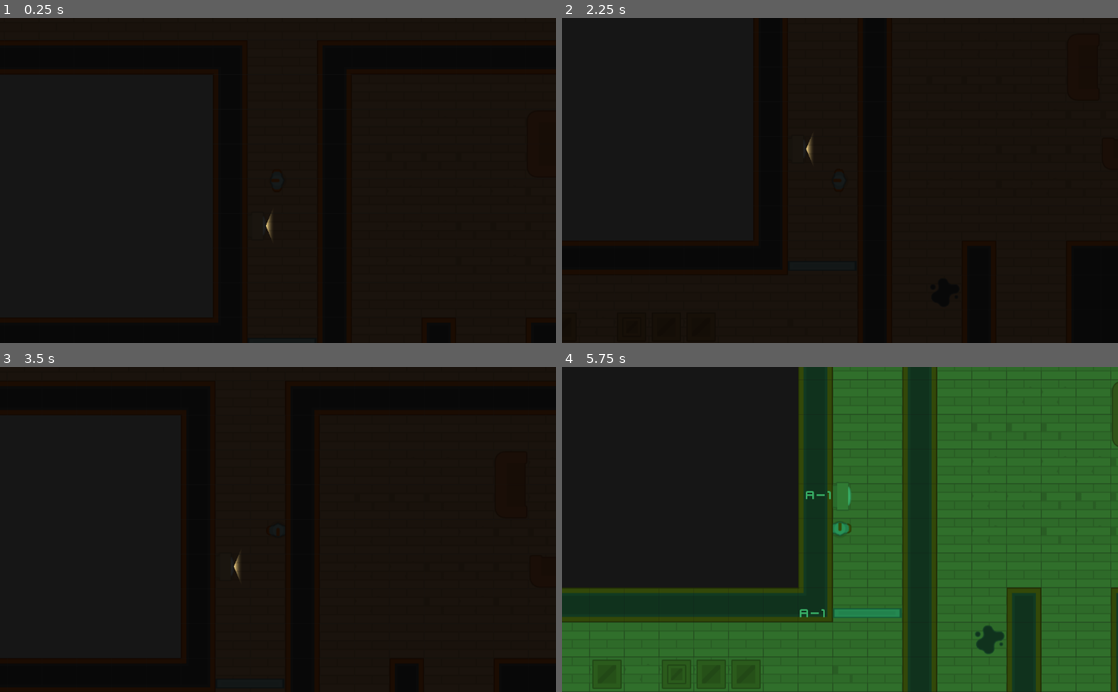
Above: before the commit, frames 1-4 (two rows, left to right).
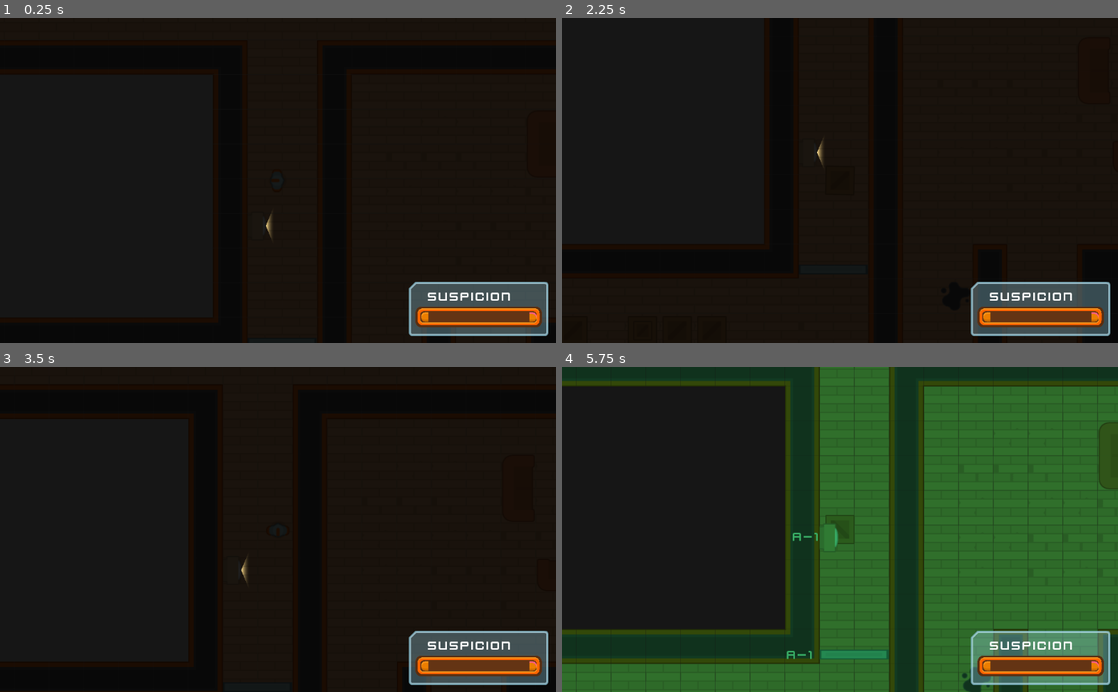
Above: after the commit, the same moments.

Repository: CharlExMachina/lab-escape
Game: Godot game, scene res://levels/Level 1.tscn
Same seed, same stepped clock (60 frames per second), same inputs: the game is played once before the commit and once after it.
Inputs (mouse positions are in pixels of both pictures, inside the frame that each line leads up to):
- Up to frame 1 (0.25 s): no input
- Up to frame 2 (2.25 s): tap Enter at 0.5 s; move the mouse to (962, 164) at 0.52 s; hold D (move_right) 0.53-1.28 s; hold Right mouse button (aim) 0.53-1.28 s; click (962, 164) at 0.8 s; tap Space at 1.25 s; move the mouse to (728, 196) at 1.27 s; hold S (move_down) 1.28-2.03 s; click (728, 196) at 1.35 s; tap Shift (toggle_box, bound only after the commit) at 1.55 s; move the mouse to (895, 109) at 2.02 s; hold D (move_right) from 2.03 s (still down); hold Shift (toggle_box, bound only after the commit) from 2.03 s (still down)
- Up to frame 3 (3.5 s): right-click (333, 458) at 2.3 s; move the mouse to (250, 594) at 2.77 s; release D (move_right) at 2.78 s; release Shift (toggle_box, bound only after the commit) at 2.78 s; hold W (move_up) from 2.78 s (still down); right-click (250, 594) at 2.85 s; click (250, 594) at 3.05 s
- Up to frame 4 (5.75 s): move the mouse to (1006, 578) at 3.52 s; release W (move_up) at 3.53 s; hold Shift (toggle_box, bound only after the commit) 3.53-4.28 s; hold A (move_left) 3.53-5.03 s; click (1006, 578) at 3.6 s; move the mouse to (673, 480) at 4.27 s; tap E (toggle_vision_mode) at 4.35 s; right-click (673, 480) at 4.55 s; tap Enter at 5 s; move the mouse to (867, 529) at 5.02 s; hold S (move_down) from 5.03 s (still down); hold Shift (toggle_box, bound only after the commit) from 5.03 s (still down); click (867, 529) at 5.3 s

The runs differ from the first frame. In frame 1, 4.2% of the frame differs, in the area x 73-99%, y 81-98%; in frame 2, 4.3%; in frame 3, 4.3%; in frame 4, 34%, in the area x 0-100%, y 0-100%.
Error in both runs: Invalid get index '0' (on base: 'PoolVector2Array'). (res://characters/SecurityGuard.gd:28)

Commit message:
Added suspicion bar, made NPCs suspicious and added box hiding mechanic

Diff:
--- a/Lab Escape/characters/Player.gd
+++ b/Lab Escape/characters/Player.gd
@@ -4,13 +4,16 @@
 signal open_door
 signal use_computer
 
-var motion = Vector2()
-var is_aiming = false
-var regained_movement = true
-var curr_speed = 0
-var can_perform_actions = true
+export var box_hide_speed_multiplier: float = 0.5
 
-onready var sprite = $Sprite
+onready var sprite: Sprite = $Sprite
+
+var motion: Vector2 = Vector2()
+var is_aiming: bool = false
+var regained_movement: bool = true
+var can_perform_actions: bool = true
+var is_hiding_in_box: bool = false
+var curr_speed: float = 0
 
 func _physics_process(_delta: float) -> void:
 	if can_perform_actions:
@@ -18,8 +21,27 @@
 		handle_door_opening()
 		handle_use_computer()
 
+	handle_hiding_in_box()
 	handle_movement()
 	handle_vision_mode_toggle()
+
+func handle_hiding_in_box() -> void:
+	if Input.is_action_pressed("toggle_box"):
+		is_hiding_in_box = true
+
+		if not $BoxSprite.visible and $BoxCollisionShape.disabled:
+			$BoxSprite.visible = true
+			$Sprite.visible = false
+			$BoxCollisionShape.disabled = false
+			$CollisionShape2D.disabled = true
+	else:
+		is_hiding_in_box = false
+
+		if not $Sprite.visible and $CollisionShape2D.disabled:
+			$BoxSprite.visible = false
+			$Sprite.visible = true
+			$BoxCollisionShape.disabled = true
+			$CollisionShape2D.disabled = false
 
 func update_movement():
 	var inputVector = Vector2.ZERO
@@ -30,7 +52,11 @@
 	if inputVector.x != 0 or inputVector.y != 0:
 		curr_speed += SPEED
 		regained_movement = true
-		motion = inputVector.normalized() * acceleration.interpolate(curr_speed / MAX_SPEED) * MAX_SPEED
+
+		if is_hiding_in_box:
+			motion = inputVector.normalized() * acceleration.interpolate(curr_speed / (MAX_SPEED)) * MAX_SPEED * box_hide_speed_multiplier
+		else:
+			motion = inputVector.normalized() * acceleration.interpolate(curr_speed / MAX_SPEED) * MAX_SPEED
 	else:
 		motion.x = lerp(motion.x, 0, INTERPOLATE)
 		motion.y = lerp(motion.y, 0, INTERPOLATE)
--- a/Lab Escape/characters/Player.tscn
+++ b/Lab Escape/characters/Player.tscn
@@ -1,11 +1,15 @@
-[gd_scene load_steps=5 format=2]
+[gd_scene load_steps=7 format=2]
 
 [ext_resource path="res://characters/Player.gd" type="Script" id=1]
 [ext_resource path="res://characters/TemplateCharacter.tscn" type="PackedScene" id=2]
 [ext_resource path="res://graphics/characters/Robot 1/robot1_stand.png" type="Texture" id=3]
+[ext_resource path="res://graphics/props/hiding_box.png" type="Texture" id=4]
 
 [sub_resource type="Curve" id=1]
 _data = [ Vector2( 0, 0.1 ), 0.0, 0.211628, 0, 0, Vector2( 1, 1 ), 0.0, 0.0, 0, 0 ]
+
+[sub_resource type="RectangleShape2D" id=2]
+extents = Vector2( 26.2921, 26.9882 )
 
 [node name="Player" groups=[
 "player",
@@ -24,4 +28,12 @@
 collision_mask = 24
 collide_with_areas = true
 
-[node name="ActionTimer" type="Timer" parent="." index="3"]
+[node name="BoxSprite" type="Sprite" parent="." index="1"]
+visible = false
+texture = ExtResource( 4 )
+
+[node name="BoxCollisionShape" type="CollisionShape2D" parent="." index="2"]
+shape = SubResource( 2 )
+disabled = true
+
+[node name="ActionTimer" type="Timer" parent="." index="5"]
--- a/Lab Escape/characters/SecurityGuard.gd
+++ b/Lab Escape/characters/SecurityGuard.gd
@@ -48,7 +48,8 @@
 		path.remove(0)
 
 func _on_SecurityGuard_player_on_fov() -> void:
-	$FovLight.color = Color(0.5, 0, 0)
+	$FovLight.color = Color(0.5, 0, 0) # red
+	get_tree().call_group("suspicion", "player_seen")
 
 func _on_SecurityGuard_player_out_of_fov() -> void:
 	$FovLight.color = Color(1, 1, 1)
--- /dev/null
+++ b/Lab Escape/interface/GUI.tscn
@@ -0,0 +1,114 @@
+[gd_scene load_steps=10 format=2]
+
+[ext_resource path="res://graphics/interface/glassPanel_cornerTL.png" type="Texture" id=1]
+[ext_resource path="res://interface/ui_theme.tres" type="Theme" id=2]
+[ext_resource path="res://graphics/interface/bars_pack/orange/meter_bar_center-repeating_orange.png" type="Texture" id=3]
+[ext_resource path="res://graphics/interface/bars_pack/orange/meter_bar_holder_center-repeating_orange.png" type="Texture" id=4]
+[ext_resource path="res://graphics/interface/bars_pack/orange/meter_bar_right_edge_orange.png" type="Texture" id=5]
+[ext_resource path="res://graphics/interface/bars_pack/orange/meter_bar_left_edge_orange.png" type="Texture" id=6]
+[ext_resource path="res://graphics/interface/bars_pack/orange/meter_bar_holder_left_edge_orange.png" type="Texture" id=7]
+[ext_resource path="res://graphics/interface/bars_pack/orange/meter_bar_holder_right_edge_orange.png" type="Texture" id=8]
+[ext_resource path="res://interface/SuspicionMeter.gd" type="Script" id=9]
+
+[node name="GUI" type="CanvasLayer"]
+
+[node name="Control" type="Control" parent="."]
+anchor_right = 1.0
+anchor_bottom = 1.0
+mouse_filter = 2
+theme = ExtResource( 2 )
+__meta__ = {
+"_edit_use_anchors_": false
+}
+
+[node name="NinePatchRect" type="NinePatchRect" parent="Control"]
+anchor_left = 1.0
+anchor_top = 1.0
+anchor_right = 1.0
+anchor_bottom = 1.0
+margin_left = -271.0
+margin_top = -113.0
+margin_right = -14.0
+margin_bottom = -13.0
+rect_min_size = Vector2( 240, 100 )
+texture = ExtResource( 1 )
+patch_margin_left = 15
+patch_margin_top = 15
+patch_margin_right = 10
+patch_margin_bottom = 10
+__meta__ = {
+"_edit_use_anchors_": false
+}
+
+[node name="SuspicionBar" type="VBoxContainer" parent="Control/NinePatchRect"]
+anchor_right = 1.0
+anchor_bottom = 1.0
+margin_left = 35.0
+margin_right = -35.0
+alignment = 1
+__meta__ = {
+"_edit_use_anchors_": false
+}
+
+[node name="SuspicionLabel" type="Label" parent="Control/NinePatchRect/SuspicionBar"]
+margin_top = 14.0
+margin_right = 187.0
+margin_bottom = 41.0
+text = "Suspicion"
+
+[node name="SuspicionMeter" type="TextureProgress" parent="Control/NinePatchRect/SuspicionBar" groups=[
+"suspicion",
+]]
+margin_top = 45.0
+margin_right = 187.0
+margin_bottom = 85.0
+value = 50.0
+texture_under = ExtResource( 4 )
+texture_progress = ExtResource( 3 )
+nine_patch_stretch = true
+stretch_margin_left = 20
+stretch_margin_top = 20
+stretch_margin_right = 20
+stretch_margin_bottom = 20
+script = ExtResource( 9 )
+__meta__ = {
+"_edit_use_anchors_": false
+}
+
+[node name="BarEnd" type="TextureRect" parent="Control/NinePatchRect/SuspicionBar/SuspicionMeter"]
+anchor_left = 1.0
+anchor_right = 1.0
+anchor_bottom = 1.0
+margin_right = 27.0
+texture = ExtResource( 8 )
+expand = true
+stretch_mode = 5
+__meta__ = {
+"_edit_use_anchors_": false
+}
+
+[node name="Edge" type="TextureRect" parent="Control/NinePatchRect/SuspicionBar/SuspicionMeter/BarEnd"]
+anchor_right = 1.0
+anchor_bottom = 1.0
+texture = ExtResource( 5 )
+expand = true
+__meta__ = {
+"_edit_use_anchors_": false
+}
+
+[node name="BarStart" type="TextureRect" parent="Control/NinePatchRect/SuspicionBar/SuspicionMeter"]
+anchor_bottom = 1.0
+margin_left = -23.3777
+margin_right = 0.622253
+texture = ExtResource( 7 )
+expand = true
+stretch_mode = 5
+__meta__ = {
+"_edit_use_anchors_": false
+}
+
+[node name="Edge" type="TextureRect" parent="Control/NinePatchRect/SuspicionBar/SuspicionMeter/BarStart"]
+anchor_right = 1.0
+anchor_bottom = 1.0
+texture = ExtResource( 6 )
+expand = true
--- /dev/null
+++ b/Lab Escape/interface/SuspicionMeter.gd
@@ -0,0 +1,17 @@
+extends TextureProgress
+
+signal player_discovered
+
+export var suspicion_multiplier = 2
+
+func _ready() -> void:
+	value = 0
+
+func _process(delta: float) -> void:
+	value -= step
+
+func player_seen() -> void:
+	value += step * suspicion_multiplier
+
+	if value == max_value:
+		emit_signal("player_discovered")
--- /dev/null
+++ b/Lab Escape/levels/TemplateLevel.gd
@@ -0,0 +1,11 @@
+extends Node2D
+
+func _ready() -> void:
+	connect_with_detection_meter()
+
+func connect_with_detection_meter() -> void:
+	var suspicion_meter : TextureProgress = get_tree().get_nodes_in_group("suspicion").front()
+	suspicion_meter.connect("player_discovered", self, "_on_player_detected")
+
+func _on_player_detected() -> void:
+	get_tree().quit()
--- a/Lab Escape/levels/TemplateLevel.tscn
+++ b/Lab Escape/levels/TemplateLevel.tscn
@@ -1,10 +1,13 @@
-[gd_scene load_steps=4 format=2]
+[gd_scene load_steps=6 format=2]
 
 [ext_resource path="res://tiles/tiles.tres" type="TileSet" id=1]
 [ext_resource path="res://characters/Player.tscn" type="PackedScene" id=2]
 [ext_resource path="res://interface/VisionMode.tscn" type="PackedScene" id=3]
+[ext_resource path="res://interface/GUI.tscn" type="PackedScene" id=4]
+[ext_resource path="res://levels/TemplateLevel.gd" type="Script" id=5]
 
 [node name="TemplateLevel" type="Node2D"]
+script = ExtResource( 5 )
 
 [node name="Navigation2D" type="Navigation2D" parent="."]
 
@@ -38,4 +41,6 @@
 [node name="Doors" type="Node" parent="."]
 
 [node name="LockedDoors" type="Node" parent="."]
+
+[node name="GUI" parent="." instance=ExtResource( 4 )]
 [connection signal="toggle_vision_mode" from="Player" to="VisionMode" method="toggle_vision_mode"]
--- a/Lab Escape/project.godot
+++ b/Lab Escape/project.godot
@@ -64,6 +64,11 @@
 "events": [ Object(InputEventMouseButton,"resource_local_to_scene":false,"resource_name":"","device":0,"alt":false,"shi …(212 unchanged characters)…
  ]
 }
+toggle_box={
+"deadzone": 0.5,
+"events": [ Object(InputEventKey,"resource_local_to_scene":false,"resource_name":"","device":0,"alt":false,"shift":false,"control":false,"meta":false,"command":false,"pressed":false,"scancode":16777237,"unicode":0,"echo":false,"script":null)
+ ]
+}
 
 [layer_names]
 
Binary file added: Lab Escape/graphics/interface/bars_pack/blue/meter_bar_center-repeating_blue.png
Binary file added: Lab Escape/graphics/interface/bars_pack/blue/meter_bar_holder_center-repeating_blue.png
Binary file added: Lab Escape/graphics/interface/bars_pack/blue/meter_bar_holder_left_edge_blue.png
Binary file added: Lab Escape/graphics/interface/bars_pack/blue/meter_bar_holder_right_edge_blue.png
Binary file added: Lab Escape/graphics/interface/bars_pack/blue/meter_bar_left_edge_blue.png
Binary file added: Lab Escape/graphics/interface/bars_pack/blue/meter_bar_right_edge_blue.png
Binary file added: Lab Escape/graphics/interface/bars_pack/blue/meter_icon_holder_blue.png
Binary file added: Lab Escape/graphics/interface/bars_pack/blue/meter_text_background_blue.png
Binary file added: Lab Escape/graphics/interface/bars_pack/blue/meter_text_background_center_repeating_blue.png
Binary file added: Lab Escape/graphics/interface/bars_pack/blue/meter_text_background_left_edge_blue.png
Binary file added: Lab Escape/graphics/interface/bars_pack/blue/meter_text_background_right_edge_blue.png
Binary file added: Lab Escape/graphics/interface/bars_pack/brown/meter_bar_center-repeating_brown.png
(and 82 more such lines)
